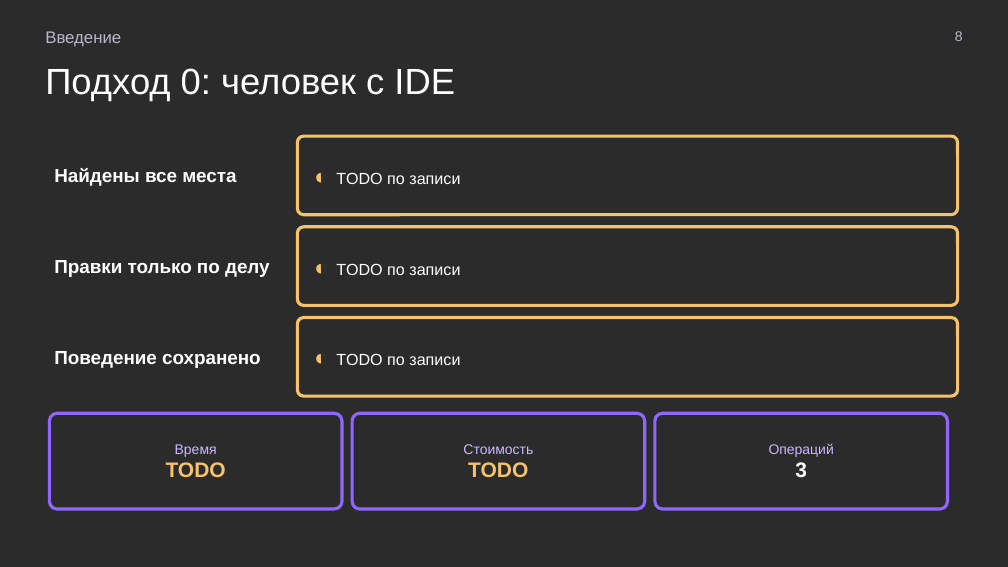
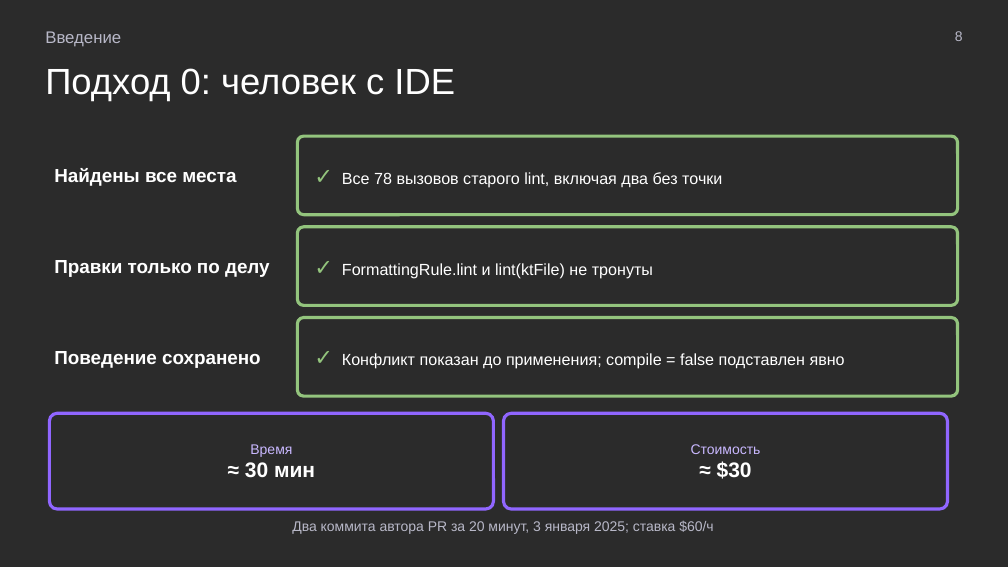
Before and after one commit to MchKosticyn/ide-refactoring-in-ai-agents, a slide deck: slide 8 of Доклад_ Рефакторинг в ИИ-агентах.pptx. Drawn at 1008x567 pixels with LibreOffice and Linux fonts; fonts in the diff are those of the drawing; background and template pictures are left out; a plain dark background stands for a picture behind light text. Boxes give left, top, right and bottom in pixels: in the first picture for what was removed or moved away, otherwise in the second. Text is boxed around its words. In the diff, an @@ line names an element or a change of style, - is before the commit and + after.

Commit message:
Bias slides titles, Serena quote, human baseline metrics from PR timeline, single token figure, agent/model line under video, adopt manual layout of engine slide

```diff
--- a/Доклад_ Рефакторинг в ИИ-агентах.pptx
+++ b/Доклад_ Рефакторинг в ИИ-агентах.pptx
@@ text in rounded rectangle at (342, 172, 722, 188): text changed @@
-◐ TODO по записи
+✓ Все 78 вызовов старого lint, включая два без точки
@@ text in rounded rectangle at (342, 263, 653, 278): text changed @@
-◐ TODO по записи
+✓ FormattingRule.lint и lint(ktFile) не тронуты
@@ outline #F6C26B 2.25 pt to #93C47D 2.25 pt in 3 elements at (297, 136, 958, 215), (297, 227, 958, 305), (297, 318, 958, 396) @@
@@ text in rounded rectangle at (342, 353, 845, 369): text changed @@
-◐ TODO по записи
+✓ Конфликт показан до применения; compile = false подставлен явно
@@ rounded rectangle "Время": place and size @@
-rounded rectangle "Время" at (49, 413, 342, 509)
+rounded rectangle "Время" at (49, 413, 494, 509)
@@ rounded rectangle "Стоимость": place and size @@
-rounded rectangle "Стоимость" at (352, 413, 644, 509)
+rounded rectangle "Стоимость" at (504, 413, 949, 509)
@@ rounded rectangle removed at (655, 413, 948, 509) @@
-Операций
-3
@@ text in rounded rectangle at (245, 462, 315, 478): text changed; text colour #F6C26B to #FFFFFF @@
-TODO
+≈ 30 мин
@@ text in rounded rectangle at (717, 461, 752, 479): text changed; text colour #F6C26B to #FFFFFF @@
-TODO
+≈ $30
@@ text added at (292, 521, 713, 534), 10 pt, text #B8B8C8 @@
+Два коммита автора PR за 20 минут, 3 января 2025; ставка $60/ч
```
Also in this commit, not shown: 8 other slides changed, 2 other files.
